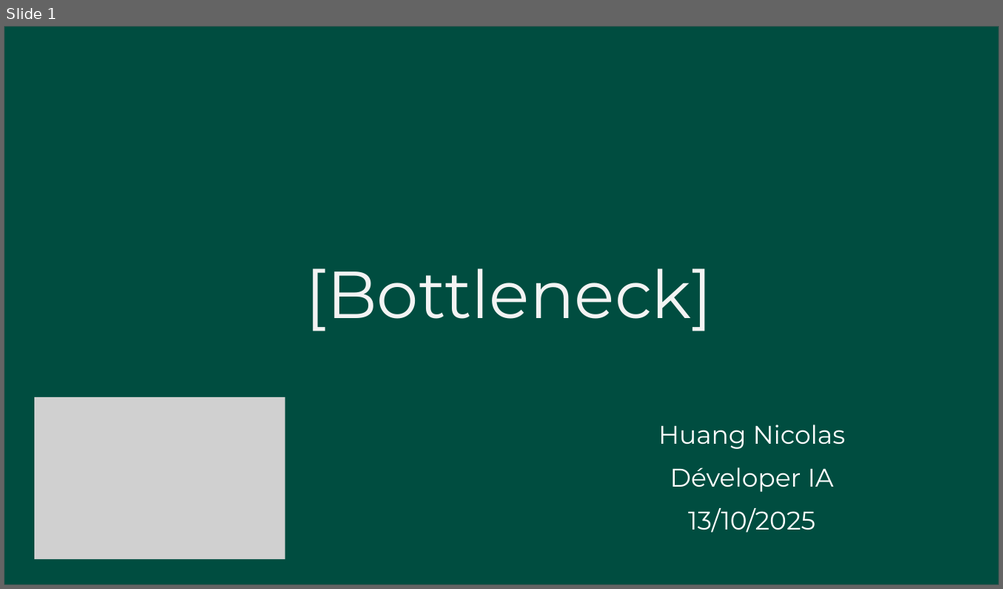
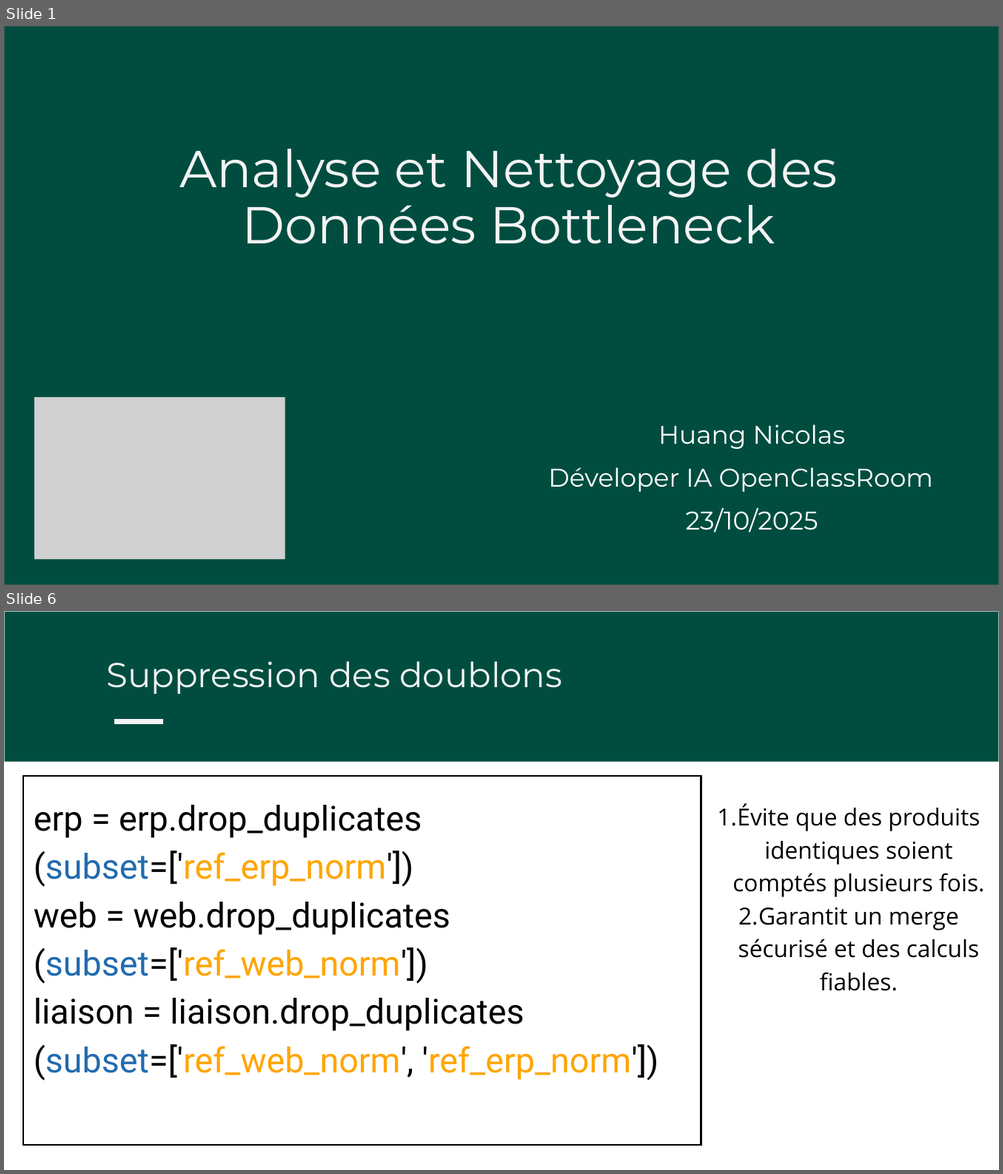
Before and after one commit to hNnicolas/P8_Gestion_donnee_boutique_python, a slide deck: Huang_Nicolas_2_Presentation_Bottleneck_102025.pptx. Shown one above the other, each under a label of ours: slide 1 before the commit, slides 1 and 6 after it; the slides between them are not shown. The pictures are 1003x589 and 1003x1174 pixels, drawn with LibreOffice and Linux fonts; fonts in the diff are those of the drawing; grey boxes stand for pictures. Boxes give left, top, right and bottom in pixels: in the first picture for what was removed or moved away, otherwise in the second. Text is boxed around its words. In the diff, an @@ line names an element or a change of style, - is before the commit and + after.

Commit message:
Mise à jour du notebook, présentation et graphiques d’analyse

```diff
--- a/Huang_Nicolas_2_Presentation_Bottleneck_102025.pptx
+++ b/Huang_Nicolas_2_Presentation_Bottleneck_102025.pptx
@@ slide 6 added at (4, 611, 999, 1170), background #FFFFFF @@
@@ freeform shape added at (4, 611, 999, 762), fill #004D40 @@
@@ freeform shape added at (4, 611, 999, 763), fill #FFFFFF @@
@@ text added at (106, 661, 562, 694), 50 pt, text #F3F3F3 @@
+Suppression des doublons
@@ freeform shape added at (114, 719, 163, 724), fill #F3F3F3 @@
@@ table added at (23, 776, 700, 1145), 1 rows, 1 columns @@
+erp = erp.drop_duplicates / (subset=['ref_erp_norm']) / web = web.drop_duplicates / (subset=['ref_web_norm']) / liaison = liaison.drop_duplicates / (subset=['ref_web_norm', 'ref_erp_norm'])
@@ text added at (717, 804, 984, 991), 34 pt, text #000000 @@
+  1. Évite que des produits identiques soient comptés plusieurs fois.
+  2. Garantit un merge sécurisé et des calculs fiables.
@@ slide 1 changed as well @@
@@ text at (179, 149, 837, 244): text changed; size 96.2 to 75.2 pt @@
-[Bottleneck]
+Analyse et Nettoyage des Données Bottleneck
@@ text at (548, 468, 933, 492): text changed @@
-Déveloper IA
+Déveloper IA OpenClassRoom
@@ text at (686, 508, 818, 533): text changed @@
-13/10/2025
+23/10/2025
```
Also in this commit, not shown: 1 other slide changed, 14 other slides added, 11 slides removed, 14 other files.
